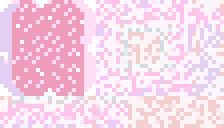
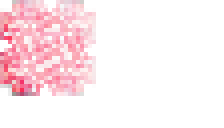
Layered file, before and after one edit (224 × 128). Changes by layer:
renamed "Layer 10" to "Layer 18", painted on it over [0, 0, 224, 128]
